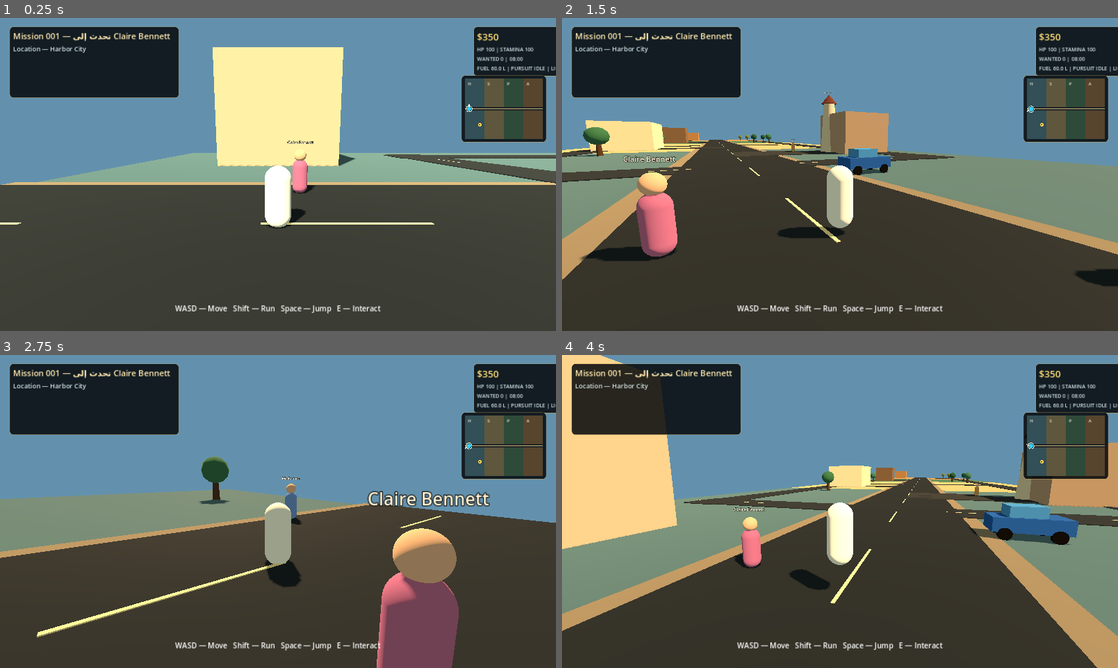
Above: before the commit, frames 1-4 (two rows, left to right).
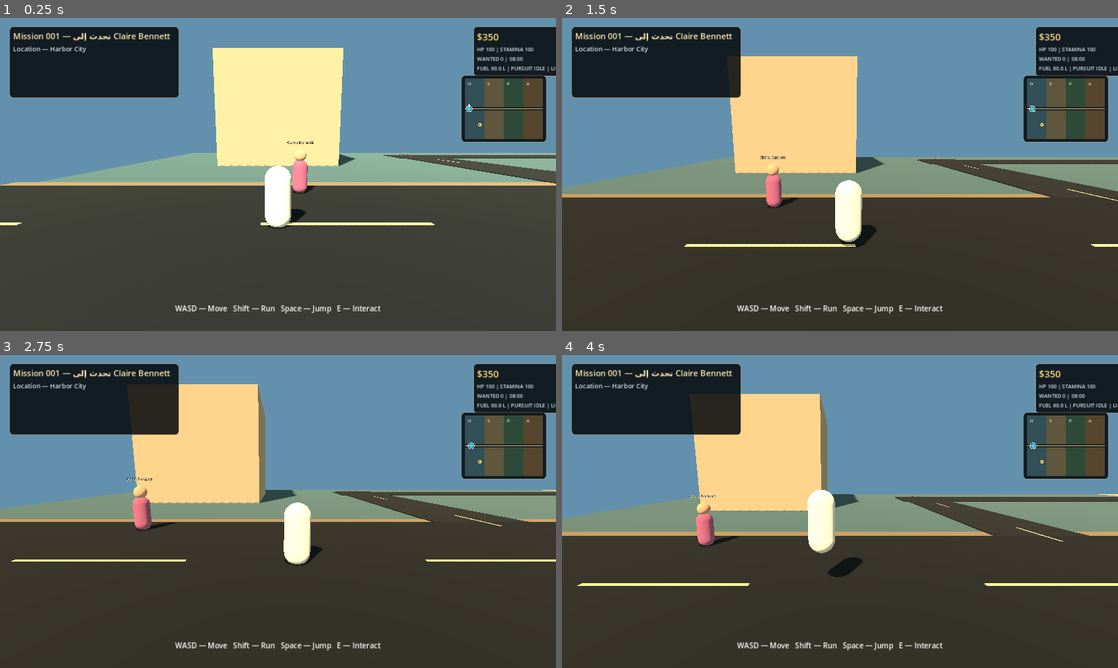
Above: after the commit, the same moments.

Repository: dzdfast-art/GTA-GHIBLI
Game: Godot game, scene res://scenes/main.tscn
Two runs of this game, one before a commit and one after it. Both use one fixed random seed, a clock stepped at 60 frames per second and the inputs below.
Inputs (mouse positions are in pixels of both pictures, inside the frame that each line leads up to):
- Up to frame 1 (0.25 s): no input
- Up to frame 2 (1.5 s): tap Enter at 0.5 s; move the mouse to (962, 158) at 0.52 s; hold D (move_right) 0.53-1.25 s; hold E (interact) 0.53-1.25 s; click (962, 158) at 0.67 s; tap Space (jump) at 0.77 s; drag from (728, 190) to (812, 237) at 1.27 s
- Up to frame 3 (2.75 s): move the mouse to (333, 442) at 2.02 s; hold D (move_right) from 2.03 s (still down); hold E (interact) from 2.03 s (still down)
- Up to frame 4 (4 s): release D (move_right) at 2.75 s; release E (interact) at 2.75 s; drag from (812, 574) to (673, 464) at 2.77 s; move the mouse to (1006, 558) at 3.52 s; hold A (move_left) from 3.53 s (still down); hold E (interact) from 3.53 s (still down); tap Space (jump) at 3.77 s

The runs differ from the first frame. In frame 1, 0.4% of the frame differs, in the area x 0-100%, y 9-67%; in frame 2, 29%; in frame 3, 23%; in frame 4, 38%, in the area x 0-100%, y 0-100%.

Commit message:
Make camera-follow smoothing effective and rearm pursuit after new crime

Diff:
--- a/web-edition/scripts/game_root.gd
+++ b/web-edition/scripts/game_root.gd
@@ -546,7 +546,7 @@
 	var level: int = get_runtime_system("wanted_level").call("add_crime", severity)
 	if level > 0:
 		var pursuit: RefCounted = get_runtime_system("police_pursuit")
-		if str(pursuit.get("state")) == "idle":
+		if str(pursuit.get("state")) in ["idle", "lost"]:
 			pursuit.call("start", _player.global_position)
 		get_runtime_system("hud_state").call("set_wanted", level)
 		_hud.call("show_notification", "Wanted level — " + "★".repeat(level))
--- a/web-edition/scripts/player/player_controller.gd
+++ b/web-edition/scripts/player/player_controller.gd
@@ -252,9 +252,15 @@
 func _create_camera() -> void:
 	_camera_pivot = Node3D.new()
 	_camera_pivot.name = "CameraPivot"
-	_camera_pivot.position = Vector3(0.0, 1.55, 0.0)
 	_camera_pivot.rotation.x = -0.16
-	add_child(_camera_pivot)
+	# Keep the pivot outside the player hierarchy so the follow service can smooth
+	# world-space movement instead of inheriting the player's translation instantly.
+	var camera_parent: Node = get_parent()
+	if camera_parent != null:
+		camera_parent.add_child(_camera_pivot)
+	else:
+		add_child(_camera_pivot)
+	_camera_pivot.global_position = global_position + Vector3(0.0, 1.55, 0.0)
 
 	_spring_arm = SpringArm3D.new()
 	_spring_arm.spring_length = 6.5
--- a/web-edition/tests/live_runtime_integration_test.gd
+++ b/web-edition/tests/live_runtime_integration_test.gd
@@ -18,6 +18,18 @@
 	if player == null or not bool(player.call("has_runtime_services")):
 		_fail("Player controller is not bound to player-vitals and camera-follow services.")
 		return
+	var camera_pivot := player.get("_camera_pivot") as Node3D
+	if camera_pivot == null or camera_pivot.get_parent() != game:
+		_fail("Camera pivot must be independent from the player so camera-follow smoothing is active.")
+		return
+	var camera_before := camera_pivot.global_position
+	player.global_position += Vector3(5.0, 0.0, 0.0)
+	player.call("_process", 0.10)
+	var camera_after := camera_pivot.global_position
+	if camera_after.x <= camera_before.x or camera_after.x >= player.global_position.x:
+		_fail("Camera-follow service did not smoothly track player translation.")
+		return
+	player.global_position -= Vector3(5.0, 0.0, 0.0)
 
 	var vehicles := game.get_tree().get_nodes_in_group("drivable_vehicles")
 	if vehicles.is_empty():
@@ -66,6 +78,14 @@
 	if str(pursuit.get("state")) != "searching":
 		_fail("Police pursuit did not transition to searching after losing visual contact.")
 		return
+	game.call("advance_simulation", 21.0)
+	if str(pursuit.get("state")) != "lost":
+		_fail("Police pursuit did not transition to lost after its search timeout.")
+		return
+	game.call("report_crime", 1)
+	if str(pursuit.get("state")) != "pursuing":
+		_fail("A new crime did not restart a completed police-pursuit state.")
+		return
 	var wanted = game.call("get_runtime_system", "wanted_level")
 	if int(wanted.call("get_level")) != int(game.call("get_runtime_system", "hud_state").get("wanted")):
 		_fail("Wanted level and rendered HUD state are not synchronized.")
